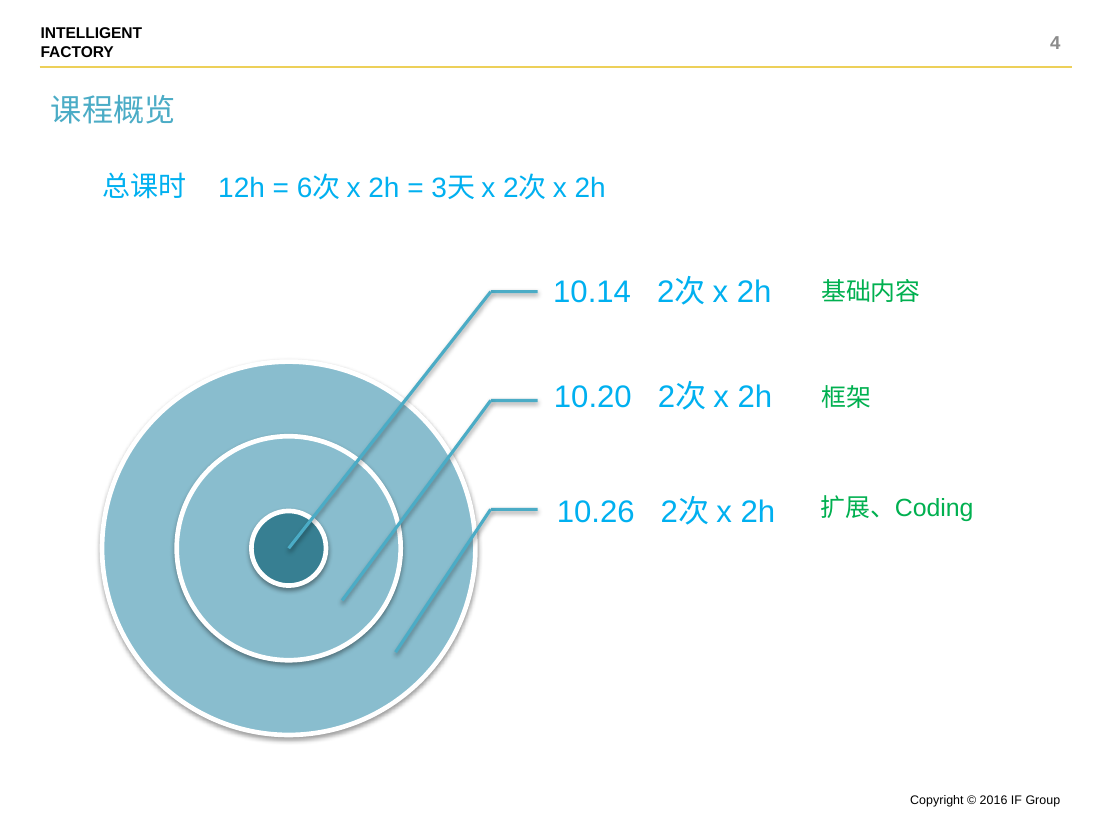
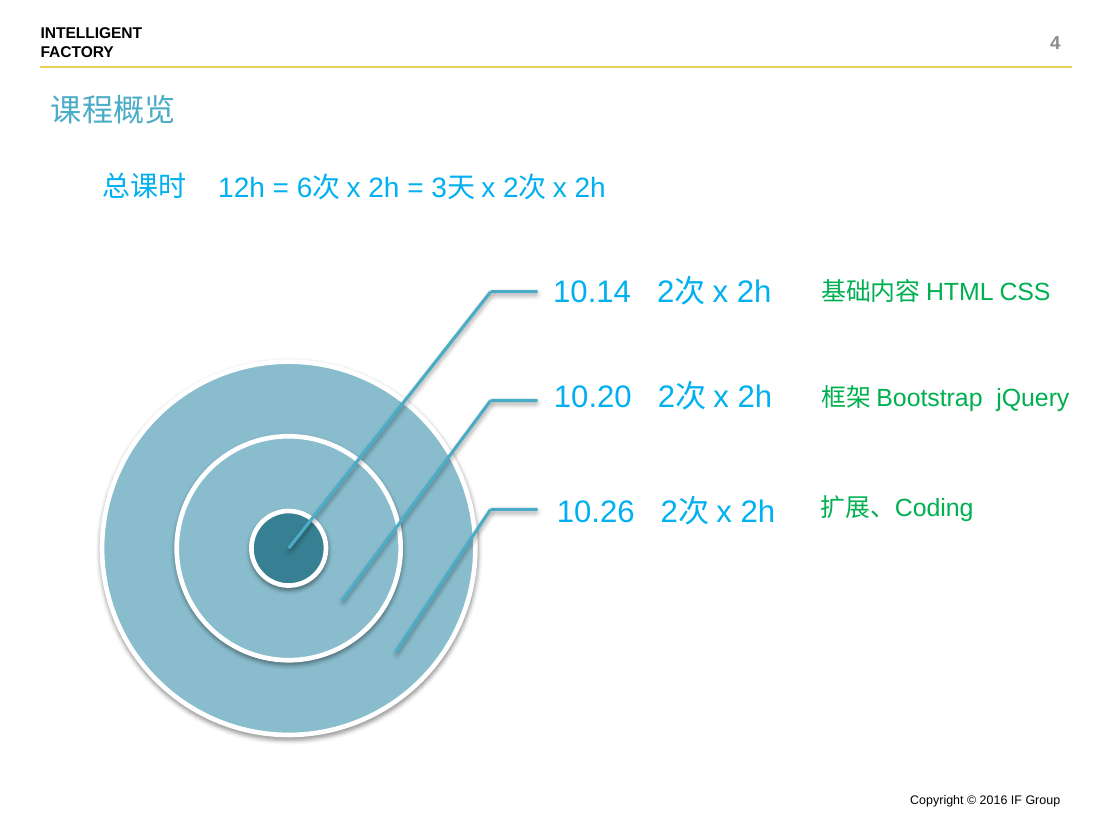
Before and after one commit to shentianyi/CompanyCource, a slide deck: slide 4 of CodeMonkey/cs05 UI前端/UI设计.pptx. Drawn at 1120x840 pixels with LibreOffice and Linux fonts; fonts in the diff are those of the drawing. Boxes give left, top, right and bottom in pixels: in the first picture for what was removed or moved away, otherwise in the second. Text is boxed around its words. In the diff, an @@ line names an element or a change of style, - is before the commit and + after.

Commit message:
html

```diff
--- a/CodeMonkey/cs05 UI前端/UI设计.pptx
+++ b/CodeMonkey/cs05 UI前端/UI设计.pptx
@@ text at box(821, 279, 1051, 302): text changed @@
-基础内容
+基础内容 HTML CSS
@@ text at box(821, 385, 1069, 411): text changed @@
-框架
+框架 Bootstrap jQuery
```
Also in this commit, not shown: 1 other slide changed, 1 slide added, 1 slide removed, 1 other file.
